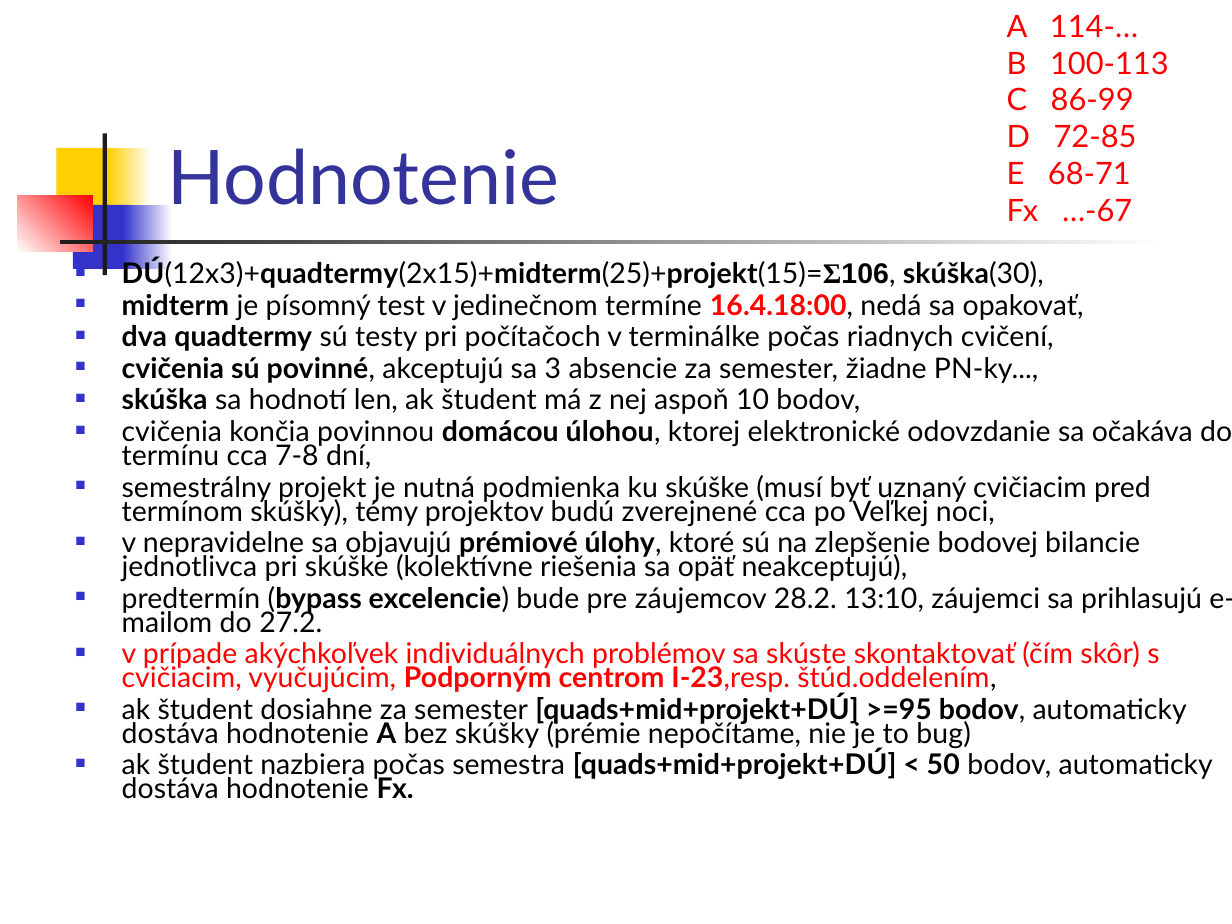
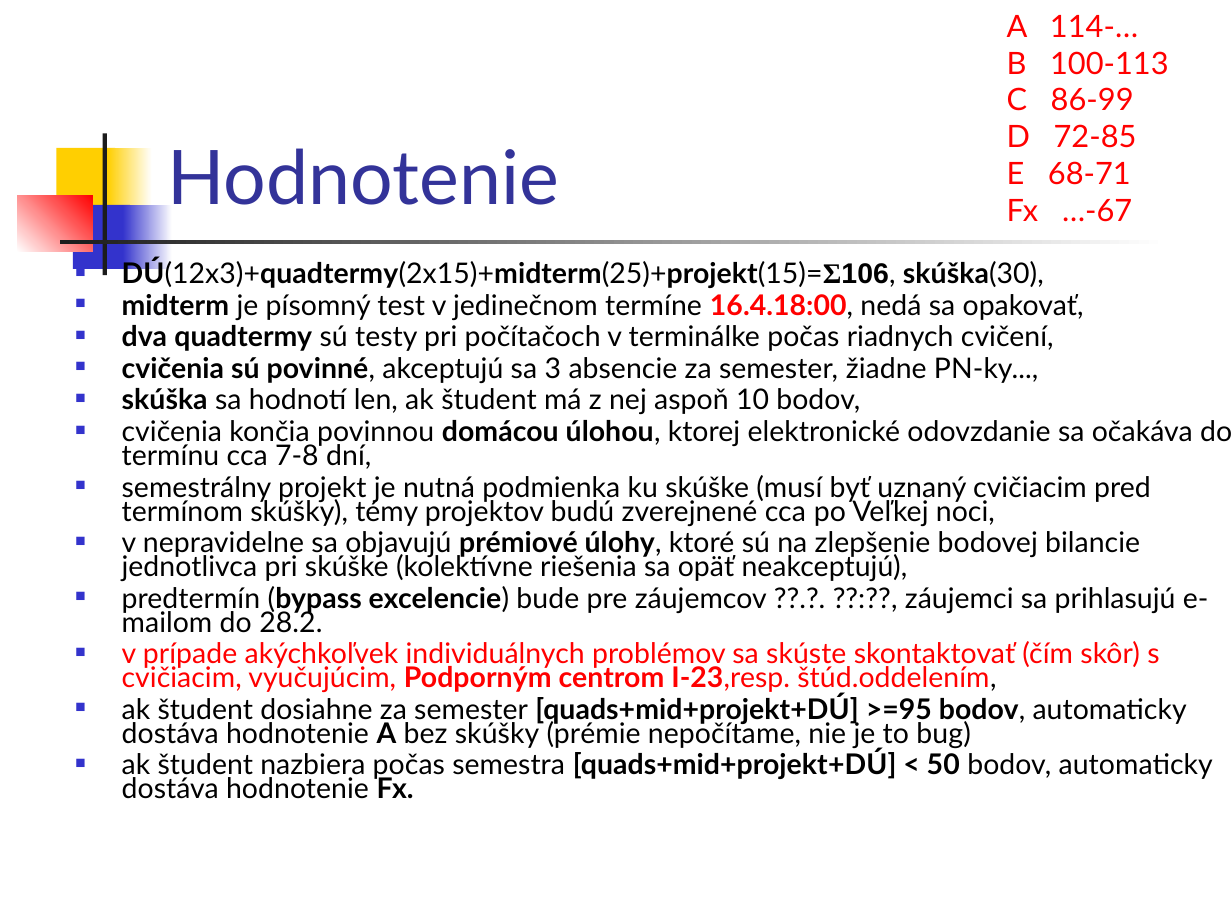
Before and after one commit to Programovanie4/Prednasky, a slide deck: slide 3 of 01/01_java.ppt. Drawn at 1232x924 pixels with LibreOffice and Linux fonts; fonts in the diff are those of the drawing. Boxes give left, top, right and bottom in pixels: in the first picture for what was removed or moved away, otherwise in the second. Text is boxed around its words. In the diff, an @@ line names an element or a change of style, - is before the commit and + after.

```diff
--- a/01/01_java.ppt
+++ b/01/01_java.ppt
@@ text at (122,586,1209,633): text changed @@
-■ predtermín (bypass excelencie) bude pre záujemcov 28.2. 13:10, záujemci sa prihlasujú e-mailom do 27.2.
+■ predtermín (bypass excelencie) bude pre záujemcov ??.?. ??:??, záujemci sa prihlasujú e-mailom do 28.2.
```
Also in this commit, not shown: 5 other slides changed, 3 other files.
